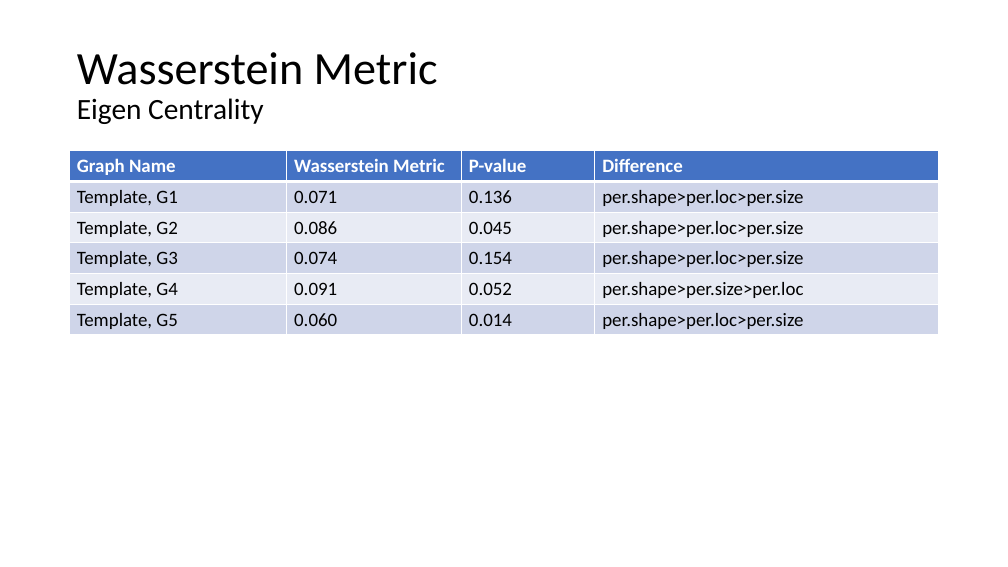
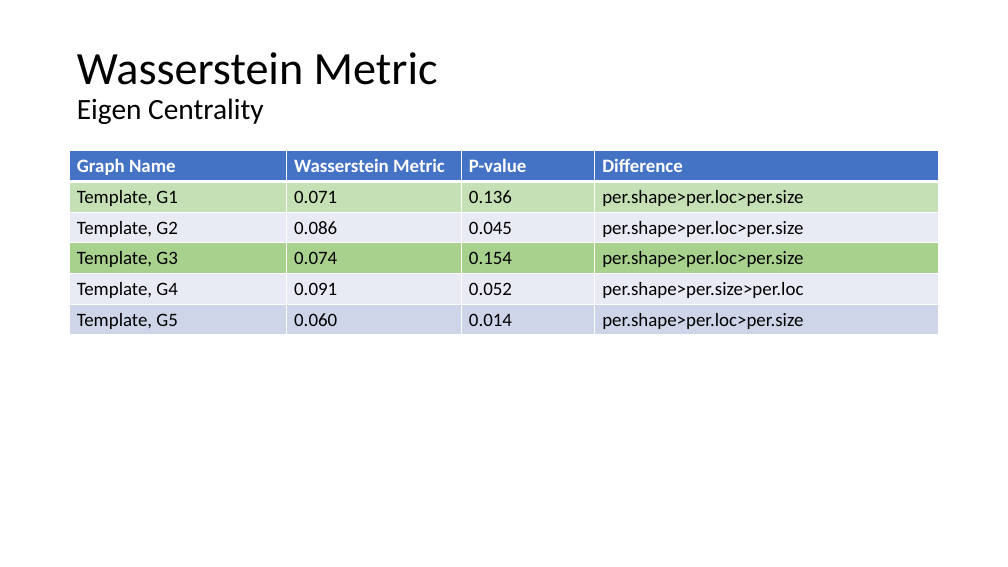
Before and after one commit to AtrayeeNeog/Visualization_2019-20, a slide deck: slide 48 of Documentation/Presentation/Project_Presentation_v2.pptx. Drawn at 1008x567 pixels with LibreOffice and Linux fonts; fonts in the diff are those of the drawing. Boxes give left, top, right and bottom in pixels: in the first picture for what was removed or moved away, otherwise in the second. Text is boxed around its words. In the diff, an @@ line names an element or a change of style, - is before the commit and + after.

```diff
--- a/Documentation/Presentation/Project_Presentation_v2.pptx
+++ b/Documentation/Presentation/Project_Presentation_v2.pptx
@@ table at (x1=70, y1=151, x2=939, y2=335) @@
@@ fill #CFD5EA to #C5E0B4 in row 2 @@
@@ fill #CFD5EA to #A9D18E in row 4 @@
```
Also in this commit, not shown: 4 other slides changed, 2 slides added, 2 other files.
